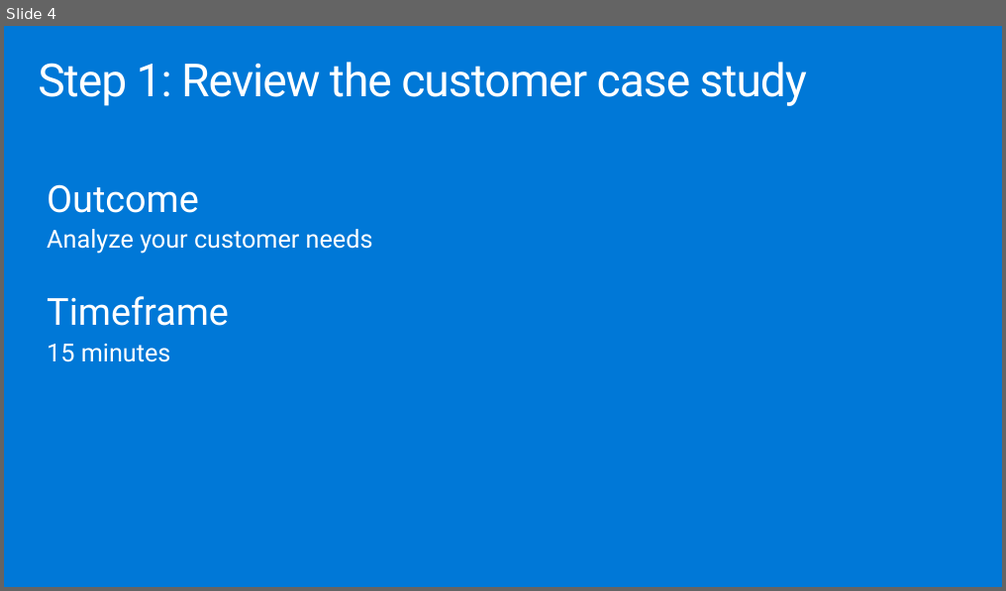
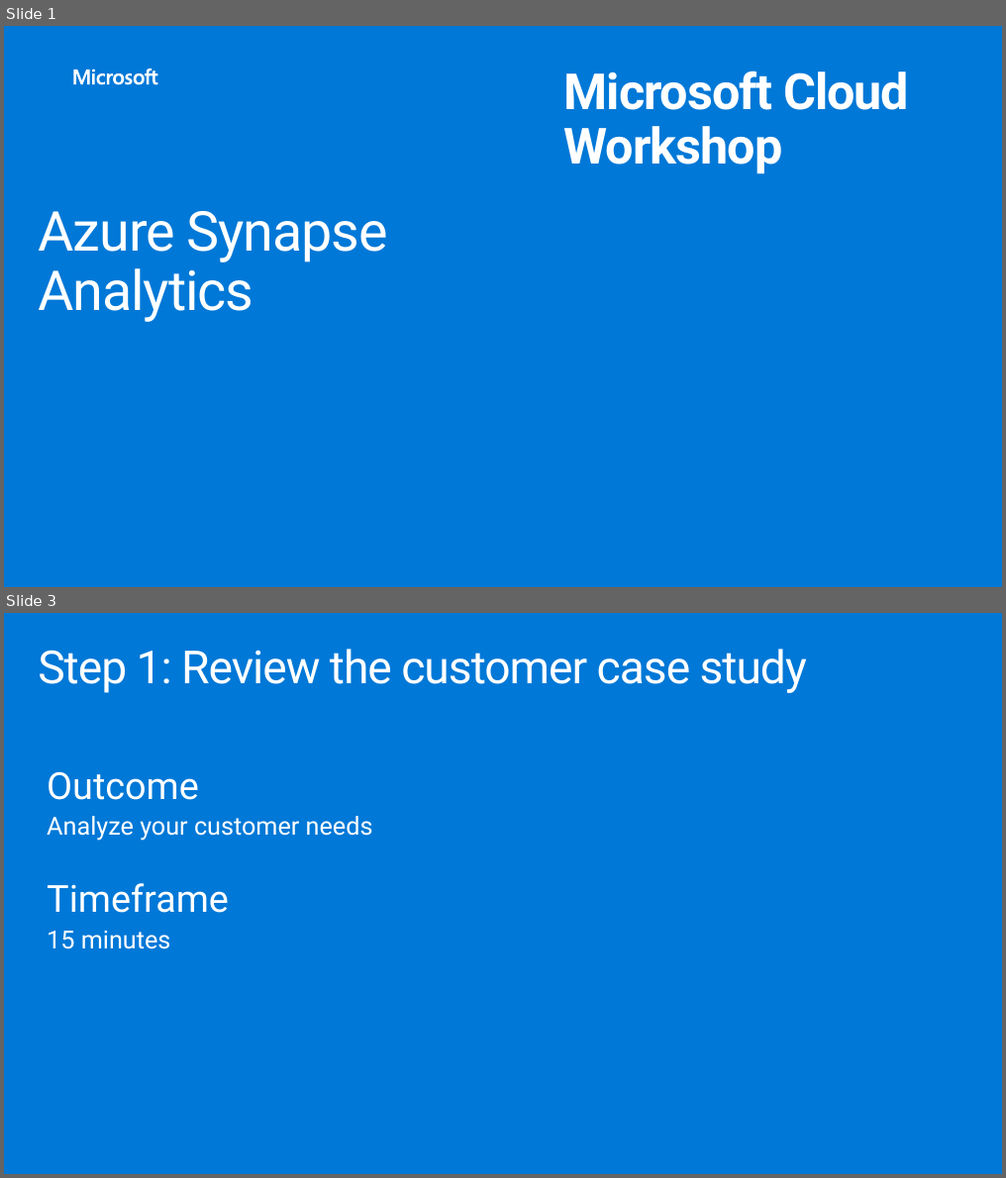
Before and after one commit to solliancenet/MCW-Azure-Synapse-Analytics, a slide deck: Whiteboard design session/WDS trainer presentation - Title xxx.pptx. Shown one above the other, each under a label of ours: slide 4 before the commit, slides 1 and 3 after it; the slides between them are not shown. The pictures are 1006x591 and 1006x1178 pixels, drawn with LibreOffice and Linux fonts; fonts in the diff are those of the drawing; background and template pictures are left out. Boxes give left, top, right and bottom in pixels: in the first picture for what was removed or moved away, otherwise in the second. Text is boxed around its words. In the diff, an @@ line names an element or a change of style, - is before the commit and + after.

```diff
--- a/Whiteboard design session/WDS trainer presentation - Title xxx.pptx
+++ b/Whiteboard design session/WDS trainer presentation - Title xxx.pptx
@@ slide 1 added at bbox=[4, 26, 1002, 587], background #0078D7 @@
@@ freeform shape added at bbox=[73, 69, 157, 85], fill #FFFFFF @@
@@ text added at bbox=[564, 71, 909, 174], 48 pt, text #FFFFFF, bold @@
+Microsoft Cloud Workshop
@@ title added at bbox=[38, 211, 387, 322], 52.9 pt, text #FFFFFF @@
+Azure Synapse Analytics
@@ what was slide 4 is now slide 3 @@
```
Also in this commit, not shown: 5 other slides added, 4 slides removed.
